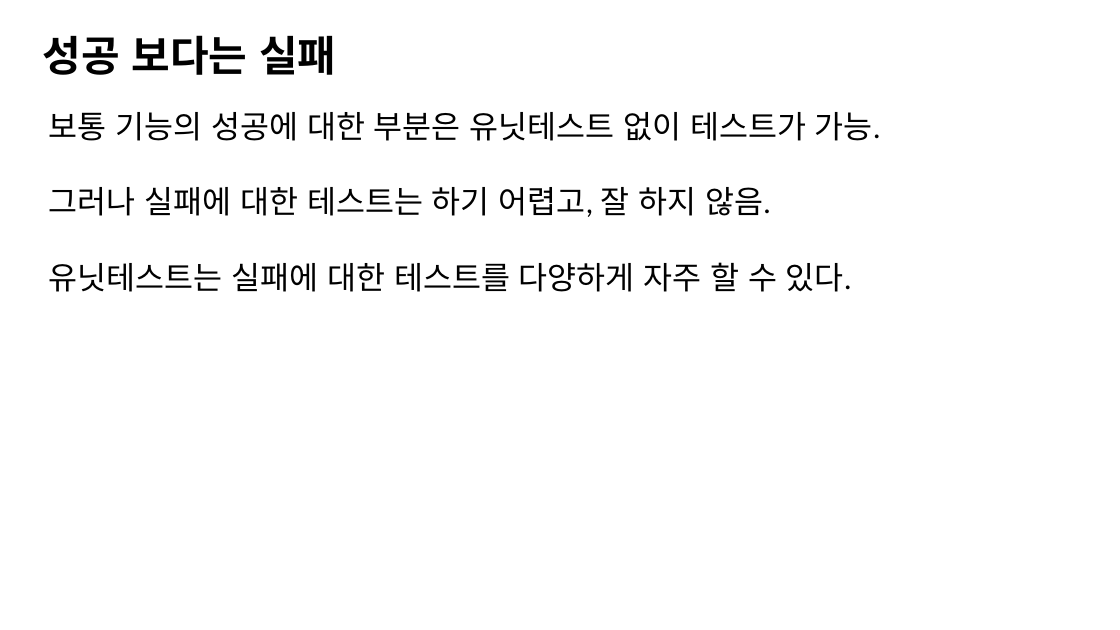
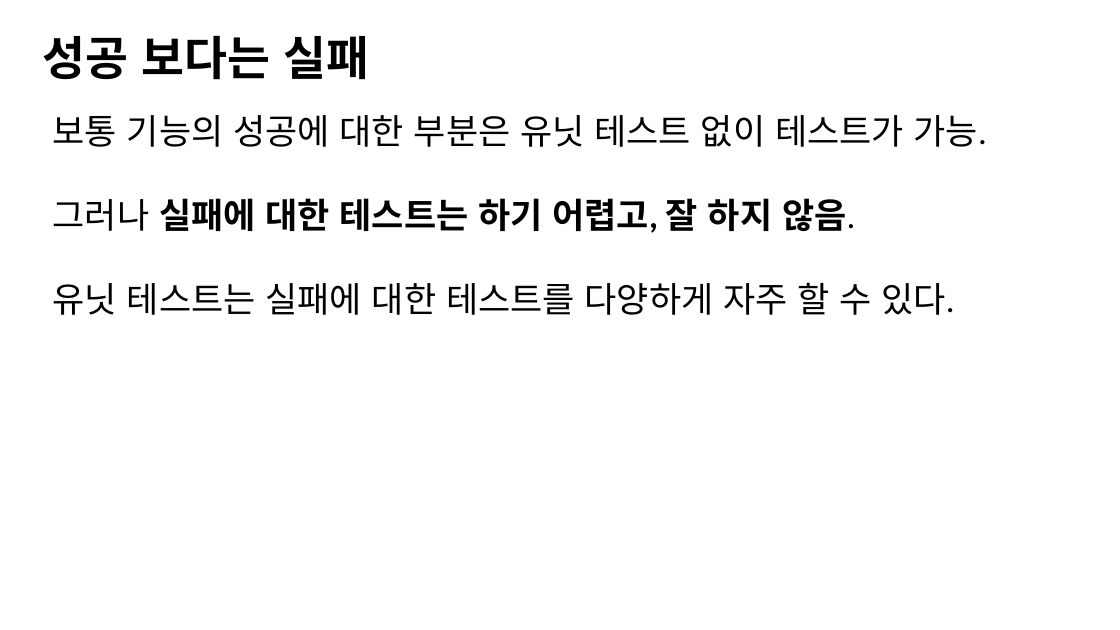
Before and after one commit to jacking75/conf_cpp_korea_2018-08, a slide deck: slide 17 of [C++ Korea 4th Seminar]Visual Cpp에서 유닛 테스트 하기.pptx (slide 12 before the commit). Drawn at 1120x630 pixels with LibreOffice and Linux fonts; fonts in the diff are those of the drawing. Boxes give left, top, right and bottom in pixels: in the first picture for what was removed or moved away, otherwise in the second. Text is boxed around its words. In the diff, an @@ line names an element or a change of style, - is before the commit and + after.

```diff
--- a/[C++ Korea 4th Seminar]Visual Cpp에서 유닛 테스트 하기.pptx
+++ b/[C++ Korea 4th Seminar]Visual Cpp에서 유닛 테스트 하기.pptx
@@ text "성공 보다는 실패" at bbox=[43, 36, 369, 80]: size 72 to 80 pt @@
@@ text at bbox=[53, 115, 987, 147]: text changed; size 54 to 60 pt @@
-보통 기능의 성공에 대한 부분은 유닛테스트 없이 테스트가 가능.
+보통 기능의 성공에 대한 부분은 유닛 테스트 없이 테스트가 가능.
@@ text at bbox=[53, 198, 855, 233]: size 54 to 60 pt in "그러나 실패에 대한 테스트는 하기 어렵고, 잘 ..."; bold on in "실패에 대한 테스트는 하기 어렵고, 잘 하지 ..." @@
@@ text at bbox=[53, 282, 955, 315]: text changed; size 54 to 60 pt @@
-유닛테스트는 실패에 대한 테스트를 다양하게 자주 할 수 있다.
+유닛 테스트는 실패에 대한 테스트를 다양하게 자주 할 수 있다.
```
Also in this commit, not shown: 15 other slides changed, 13 slides added, 7 slides removed.
